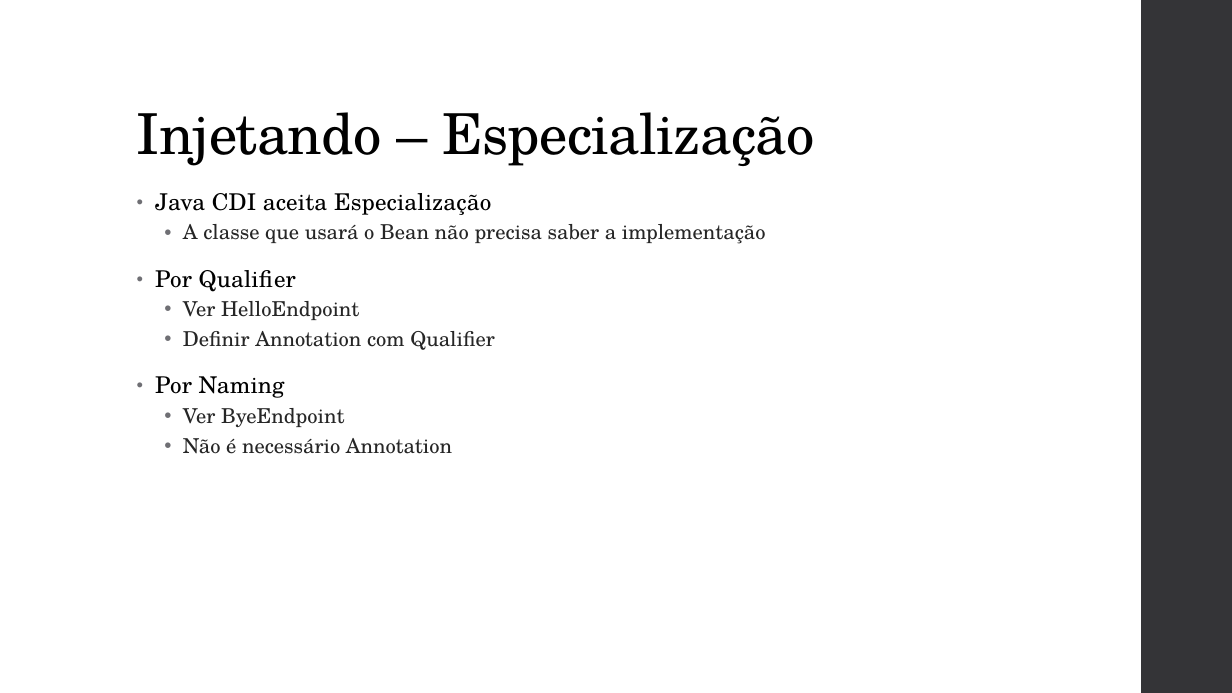
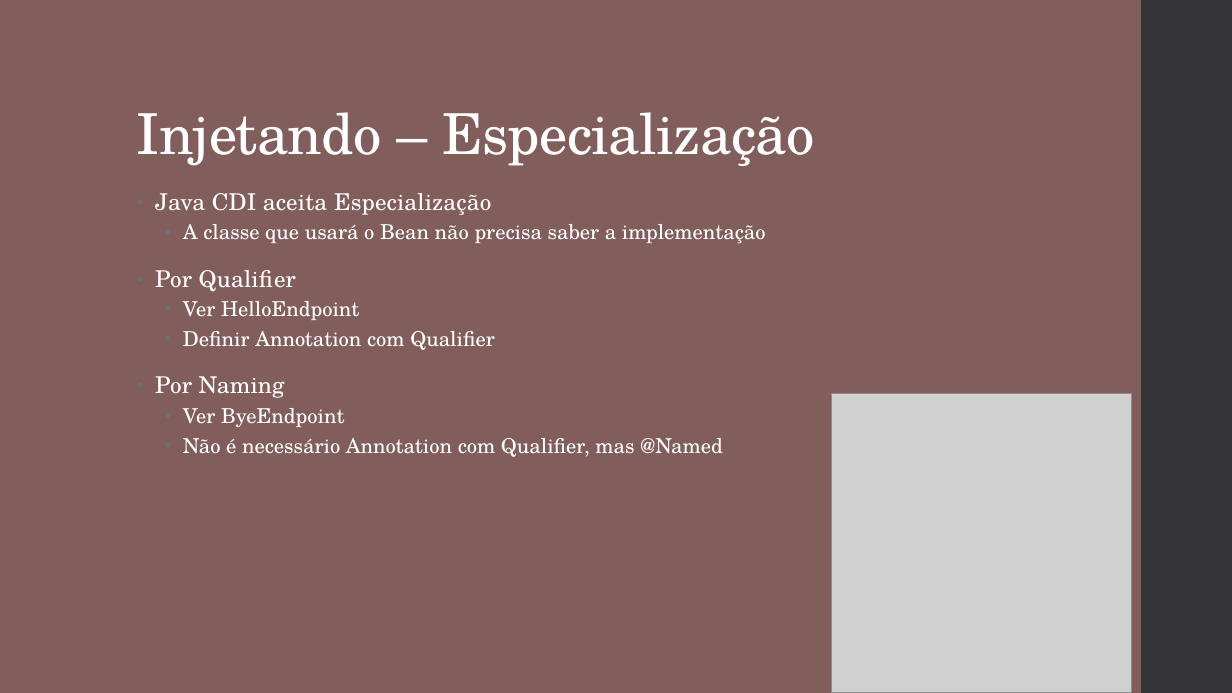
Before and after one commit to vepo/cdi-tutorial, a slide deck: slide 22 of resource/Java CDI.pptx (slide 21 before the commit). Drawn at 1232x693 pixels with LibreOffice and Linux fonts; fonts in the diff are those of the drawing; grey boxes stand for pictures. Boxes give left, top, right and bottom in pixels: in the first picture for what was removed or moved away, otherwise in the second. Text is boxed around its words. In the diff, an @@ line names an element or a change of style, - is before the commit and + after.

```diff
--- a/resource/Java CDI.pptx
+++ b/resource/Java CDI.pptx
@@ background #FFFFFF to #815E5B @@
@@ title "Injetando – Especialização" at (x1=137, y1=112, x2=814, y2=166): text colour #000000 to #FFFFFF @@
@@ text at (x1=155, y1=193, x2=766, y2=427): text colour #000000 to #FFFFFF in "Java CDI aceita Especialização", "Por Qualifier", "Por Naming"; text colour #262626 to #FFFFFF in "A classe que usará o Bean não ...", "Ver HelloEndpoint", "Definir Annotation com Qualifier", "Ver ByeEndpoint" @@
@@ picture added at (x1=832, y1=394, x2=1131, y2=693) @@
@@ text at (x1=183, y1=438, x2=723, y2=457): text changed; text colour #262626 to #FFFFFF @@
-  • Não é necessário Annotation
+  • Não é necessário Annotation com Qualifier, mas @Named
```
Also in this commit, not shown: 23 other slides changed, 4 slides added, 6 other files.
